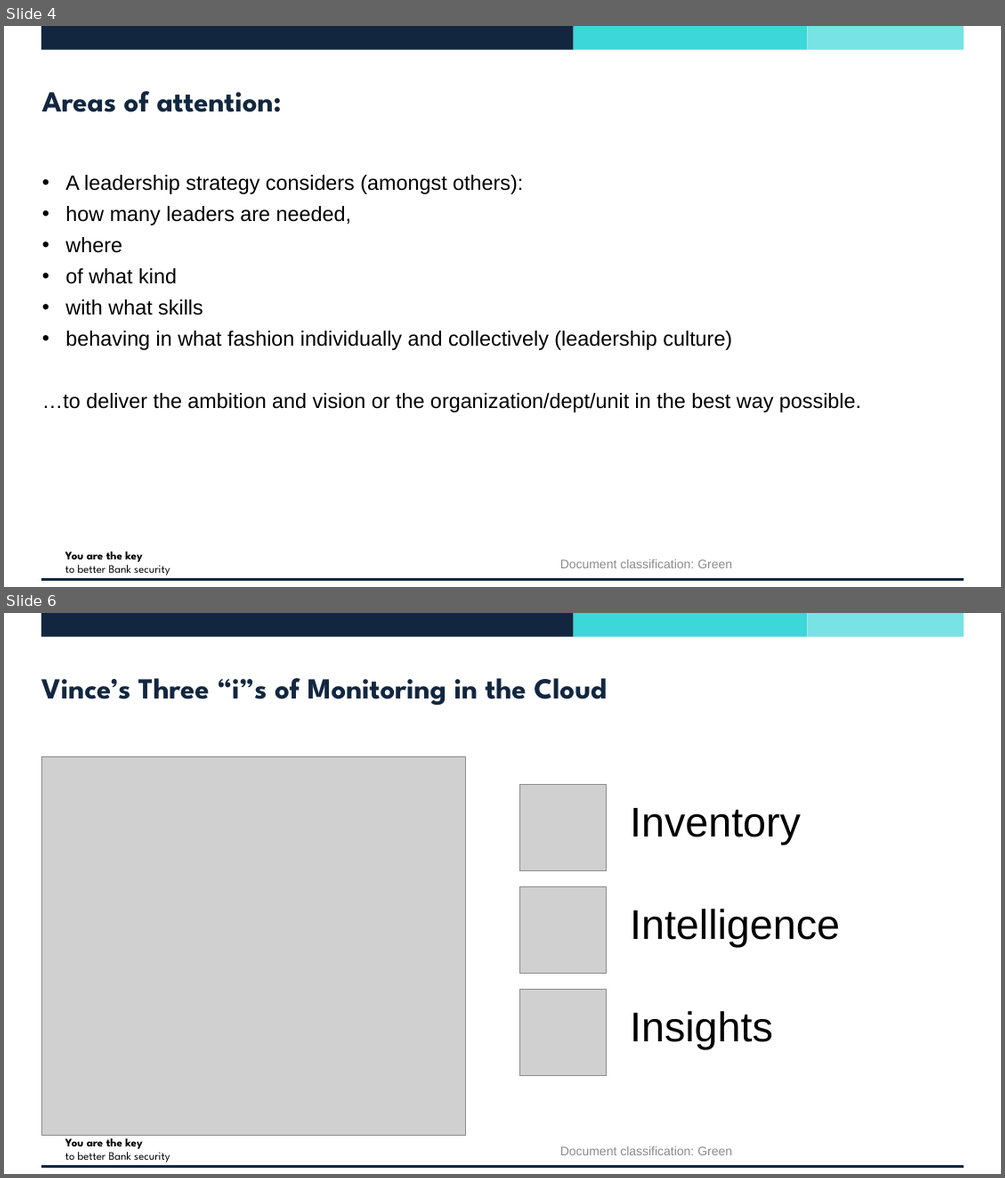
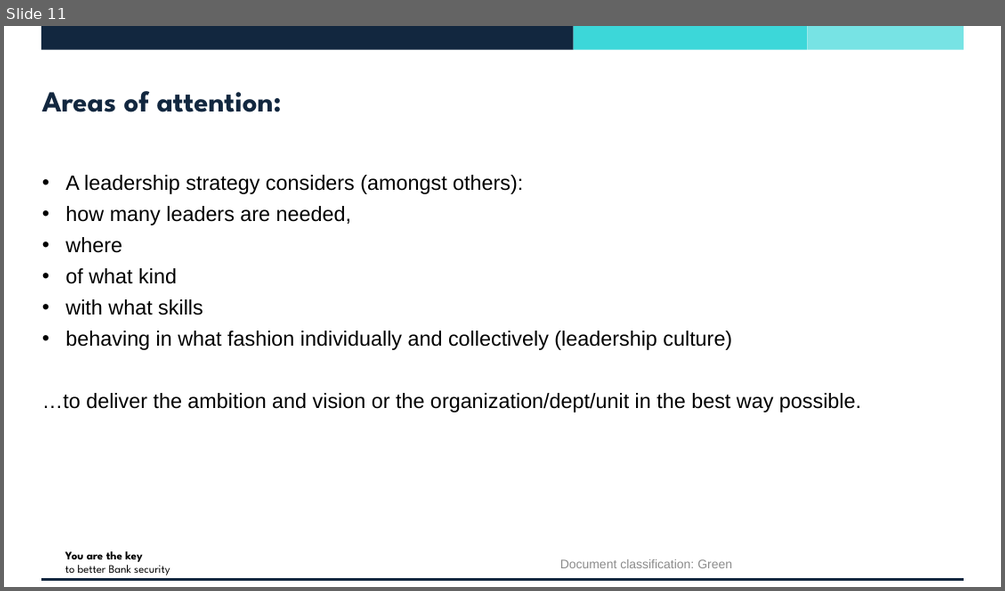
Before and after one commit to vincentjking/Presentations, a slide deck: Exeter MBA/1SLA23 - Leading People and Organisations/Assignment 2/Assignment 2 - BoE Cyber Security Leadership Strategy.pptx. Shown one above the other, each under a label of ours: slides 4 and 6 before the commit, slide 11 after it; the slides between them are not shown. The pictures are 1005x1178 and 1005x591 pixels, drawn with LibreOffice and Linux fonts; fonts in the diff are those of the drawing; grey boxes stand for pictures; background and template pictures are left out. Boxes give left, top, right and bottom in pixels: in the first picture for what was removed or moved away, otherwise in the second. Text is boxed around its words. In the diff, an @@ line names an element or a change of style, - is before the commit and + after.

```diff
--- a/Exeter MBA/1SLA23 - Leading People and Organisations/Assignment 2/Assignment 2 - BoE Cyber Security Leadership Strategy.pptx
+++ b/Exeter MBA/1SLA23 - Leading People and Organisations/Assignment 2/Assignment 2 - BoE Cyber Security Leadership Strategy.pptx
@@ slide 6 removed at [4, 613, 1001, 1174], background #FFFFFF; not listed: 5 template elements that a slide beside it also shows @@
@@ title removed at [41, 678, 607, 705] @@
-Vince’s Three “i”s of Monitoring in the Cloud
@@ picture removed at [41, 756, 465, 1135] @@
@@ picture removed at [520, 784, 606, 870] @@
@@ text removed at [630, 808, 801, 844] @@
-Inventory
@@ picture removed at [520, 887, 606, 973] @@
@@ text removed at [630, 908, 840, 947] @@
-Intelligence
@@ picture removed at [520, 989, 606, 1075] @@
@@ text removed at [630, 1011, 773, 1049] @@
-Insights
@@ text removed at [560, 1146, 732, 1155] @@
-Document classification: Green
@@ what was slide 4 is now slide 11 @@
```
Also in this commit, not shown: 2 slides changed, 6 slides added, 10 other files.
